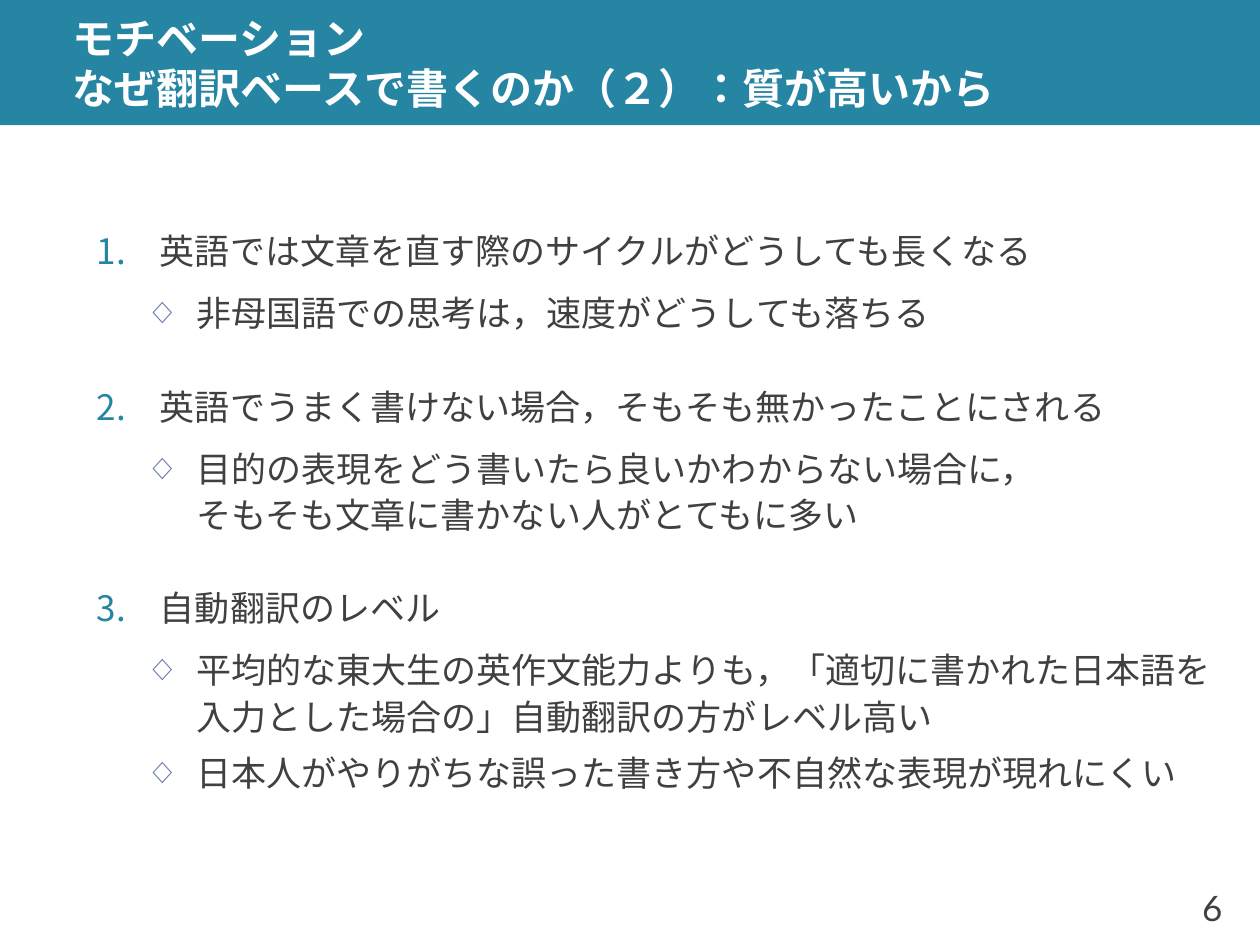
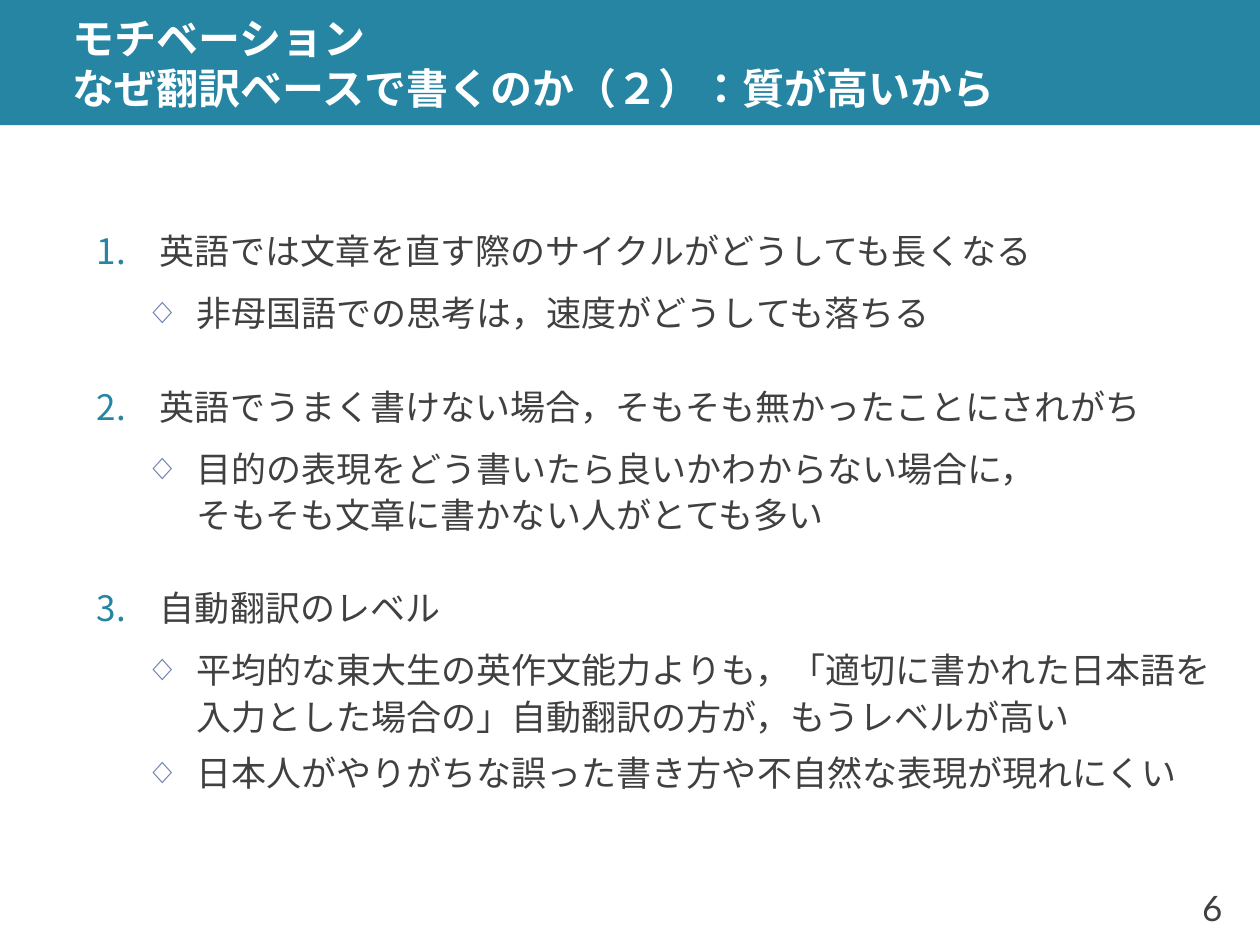
Before and after one commit to shioya-lab/how-to, a slide deck: slide 6 of translation.pptx. Drawn at 1260x945 pixels with LibreOffice and Linux fonts; fonts in the diff are those of the drawing. Boxes give left, top, right and bottom in pixels: in the first picture for what was removed or moved away, otherwise in the second. Text is boxed around its words. In the diff, an @@ line names an element or a change of style, - is before the commit and + after.

```diff
--- a/translation.pptx
+++ b/translation.pptx
@@ text at box(160, 390, 1140, 531): text changed @@
-2. 英語でうまく書けない場合，そもそも無かったことにされる
-  ◇ 目的の表現をどう書いたら良いかわからない場合に，
-    そもそも文章に書かない人がとてもに多い
+2. 英語でうまく書けない場合，そもそも無かったことにされがち
+  ◇ 目的の表現をどう書いたら良いかわからない場合に，
+    そもそも文章に書かない人がとても多い
@@ text at box(196, 653, 1211, 734): text changed @@
-  ◇ 平均的な東大生の英作文能力よりも，「適切に書かれた日本語を入力とした場合の」自動翻訳の方がレベル高い
+  ◇ 平均的な東大生の英作文能力よりも，「適切に書かれた日本語を入力とした場合の」自動翻訳の方が，もうレベルが高い
```
Also in this commit, not shown: 17 other slides changed, 10 slides added, 1 other file.
